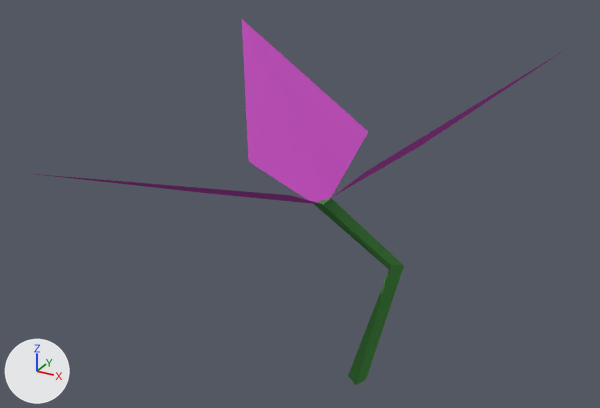
Two versions of the Blender file assets/flower.blend, one commit apart.
Camera for both pictures: a 50 mm camera at (1.58, -3.54, 2.77) aimed at (-0.13, -0.42, 1.21). Every picture has the same lights, and +X, +Y and +Z are marked at lower left.

The first picture shows 'Flower', 'Stem'.
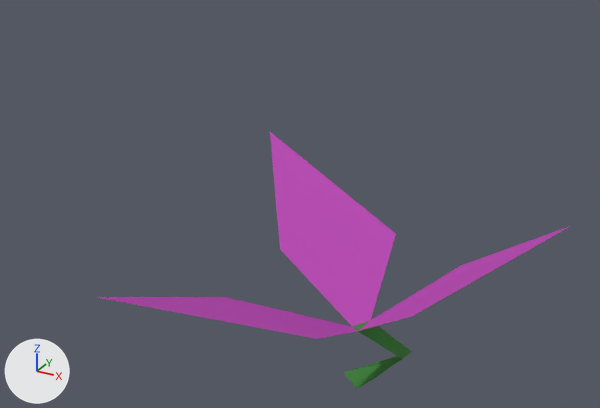
Where the change shows, as pixel boxes [x1, y1, x2, y2] in the pictures (600 x 408 px):
'Flower', reshaped, rescaled (13% narrower, 12% taller)
    before: [27, 19, 568, 204]
    after: [98, 132, 570, 339]
'Stem', reshaped, rescaled (24% narrower, 63% shorter)
    before: [314, 198, 404, 385]
    after: [344, 321, 412, 389]

The change, as a diff of the scene's bpy script:
```diff
--- a/assets/flower.blend.py
+++ b/assets/flower.blend.py
@@ me_plane_001 @@
 me_plane_001.from_pydata(...)  # 12 vertices, 3 faces; spans x -2.65..2.37, y -3.67..1.41, z 3.7..6.75
 # used by ob_flower; location = (0.0, 0.0, 0.0); scale = (0.4, 0.4, 0.3)
-me_plane_001.vertices[0].co = (-0.25, -0.41, 3.84)  # pixel (330, 197)
-me_plane_001.vertices[1].co = (-0.47, -0.46, 3.7)  # pixel (313, 203)
-me_plane_001.vertices[2].co = (-0.25, -0.62, 3.84)  # pixel (323, 204)
-me_plane_001.vertices[3].co = (-0.02, -1.82, 4.65)  # pixel (290, 195)
-me_plane_001.vertices[4].co = (-1.84, -3.67, 5.38)  # pixel (27, 173)
-me_plane_001.vertices[5].co = (-1.63, -1.22, 3.96)  # pixel (199, 192)
-me_plane_001.vertices[6].co = (0.63, 0.26, 4.67)  # pixel (420, 145)
-me_plane_001.vertices[7].co = (2.37, -0.51, 6.75)  # pixel (569, 47)
-me_plane_001.vertices[8].co = (0.59, -1.3, 4.92)  # pixel (364, 172)
-me_plane_001.vertices[9].co = (-0.28, 0.72, 4.53)  # pixel (368, 131)
-me_plane_001.vertices[10].co = (-2.65, 1.41, 6.05)  # pixel (241, 18)
-me_plane_001.vertices[11].co = (-1.62, -0.13, 4.02)  # pixel (248, 161)
+# me_plane_001 part 1
+me_plane_001.vertices[0].co = (0.3, -0.31, 3.3)  # pixel (370, 320)
+me_plane_001.vertices[1].co = (0.11, -0.46, 3.12)  # pixel (352, 326)
+me_plane_001.vertices[2].co = (0.28, -0.65, 3.35)  # pixel (357, 331)
+me_plane_001.vertices[3].co = (0.42, -2.05, 5.28)  # pixel (316, 338)
+me_plane_001.vertices[4].co = (-1.36, -3.45, 7.24)
+me_plane_001.vertices[5].co = (-1.18, -1.42, 4.62)  # pixel (225, 297)
+me_plane_001.vertices[6].co = (1.25, 0.24, 5.4)  # pixel (460, 265)
+me_plane_001.vertices[7].co = (2.64, -0.5, 8.53)
+me_plane_001.vertices[8].co = (1.23, -1.32, 5.64)  # pixel (412, 316)
+me_plane_001.vertices[9].co = (0.16, 0.78, 5.29)  # pixel (396, 233)
+me_plane_001.vertices[10].co = (-2.16, 1.33, 7.78)  # pixel (269, 131)
+me_plane_001.vertices[11].co = (-1.18, -0.07, 4.78)  # pixel (280, 249)
 me_plane_001.materials.append(mat_flower)
@@ me_plane @@
 me_plane.from_pydata(...)  # 9 vertices, 8 faces; spans x -0.47..0.6, y -0.62..0.09, z 0.0..3.84
 # used by ob_stem; location = (0.0, 0.0, 0.0); scale = (0.4, 0.4, 0.3)
 # verts and faces of me_plane; kept vertices keep their numbers, new ones are numbered from 9
 # before: 0 (0.09, 0.09, 0.0) at pixel (365, 379), 1 (-0.16, 0.05, 0.0) at pixel (348, 375), 2 (0.03, -0.1, 0.0) at pixel (355, 385), 3 (0.6, -0.01, 2.63) at pixel (404, 265), 4 (0.48, -0.14, 2.57) at pixel (390, 271)
 # before: 5 (0.5, -0.19, 2.72) at pixel (390, 265), 6 (-0.25, -0.41, 3.84) at pixel (330, 197), 7 (-0.47, -0.46, 3.7) at pixel (313, 203), 8 (-0.25, -0.62, 3.84) at pixel (323, 204)
+# me_plane part 2
+delete_vertices([*range(0, 9)])  # with the faces that use them
+verts[9] = (0.3, -0.31, 3.3)  # pixel (370, 320)
+verts[10] = (0.11, -0.46, 3.12)  # pixel (352, 326)
+verts[11] = (0.28, -0.65, 3.35)  # pixel (357, 331)
+verts[12] = (0.19, 0.16, 0.0)  # pixel (373, 378)
+verts[13] = (-0.26, 0.09, 0.0)  # pixel (343, 372)
+verts[14] = (0.08, -0.17, 0.0)  # pixel (356, 389)
+verts[15] = (0.78, -0.01, 1.98)  # pixel (411, 351)
+verts[16] = (0.65, -0.14, 1.9)  # pixel (398, 355)
+verts[17] = (0.71, -0.17, 1.87)  # pixel (402, 359)
+faces += [(12, 14, 13), (13, 14, 17, 16), (12, 13, 16, 15), (12, 15, 17, 14), (9, 11, 17, 15), (9, 15, 16, 10)]
+faces += [(10, 16, 17, 11), (9, 10, 11)]
 me_plane.materials.append(mat_stem)
@@ ob_flower @@
 ob_flower.location = (0.0, 0.0, 0.0)
-ob_flower.scale = (0.4, 0.4, 0.3)
+ob_flower.scale = (0.4, 0.4, 0.15)
@@ ob_stem @@
 ob_stem.location = (0.0, 0.0, 0.0)
-ob_stem.scale = (0.4, 0.4, 0.3)
+ob_stem.scale = (0.4, 0.4, 0.15)
```
